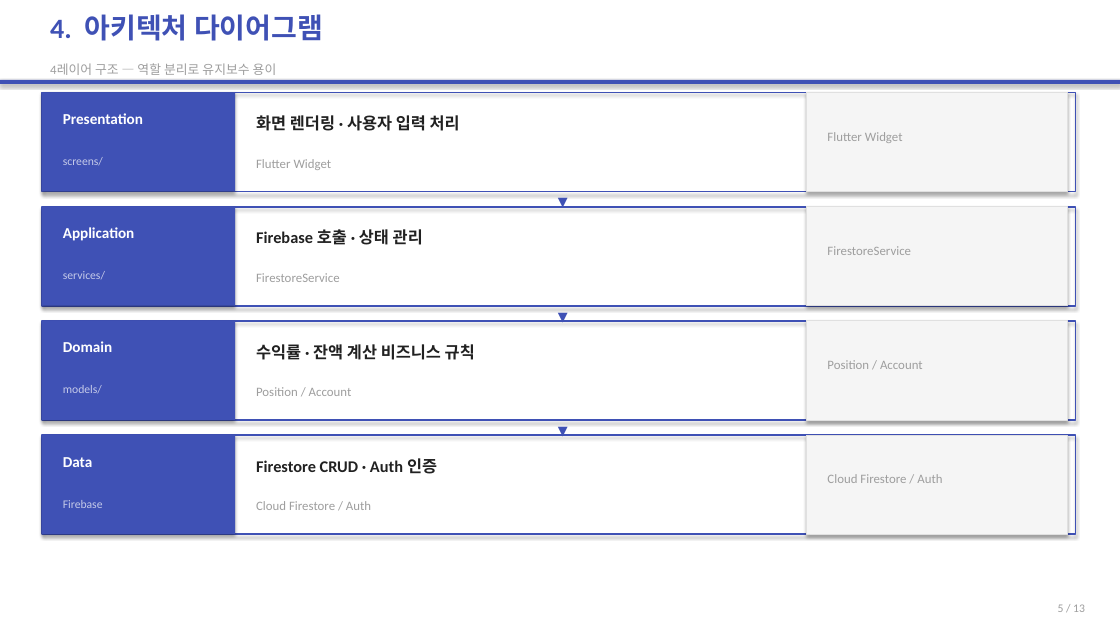
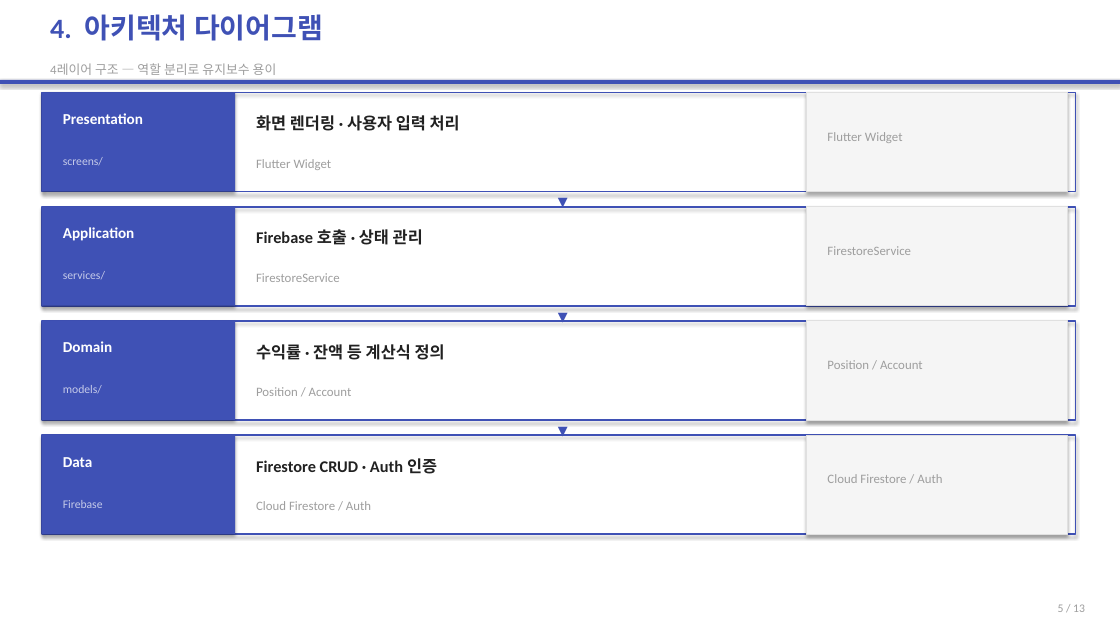
Before and after one commit to 2022136020/project_c, a slide deck: slide 5 of portfolio-tracker/presentation/portfolio-tracker.pptx. Drawn at 1120x630 pixels with LibreOffice and Linux fonts; fonts in the diff are those of the drawing. Boxes give left, top, right and bottom in pixels: in the first picture for what was removed or moved away, otherwise in the second. Text is boxed around its words. In the diff, an @@ line names an element or a change of style, - is before the commit and + after.

```diff
--- a/portfolio-tracker/presentation/portfolio-tracker.pptx
+++ b/portfolio-tracker/presentation/portfolio-tracker.pptx
@@ text at [256, 344, 445, 360]: text changed @@
-수익률 · 잔액 계산 비즈니스 규칙
+수익률 · 잔액 등 계산식 정의
```
Also in this commit, not shown: 4 other slides changed, 1 slide added, 1 slide removed, 1 other file.
